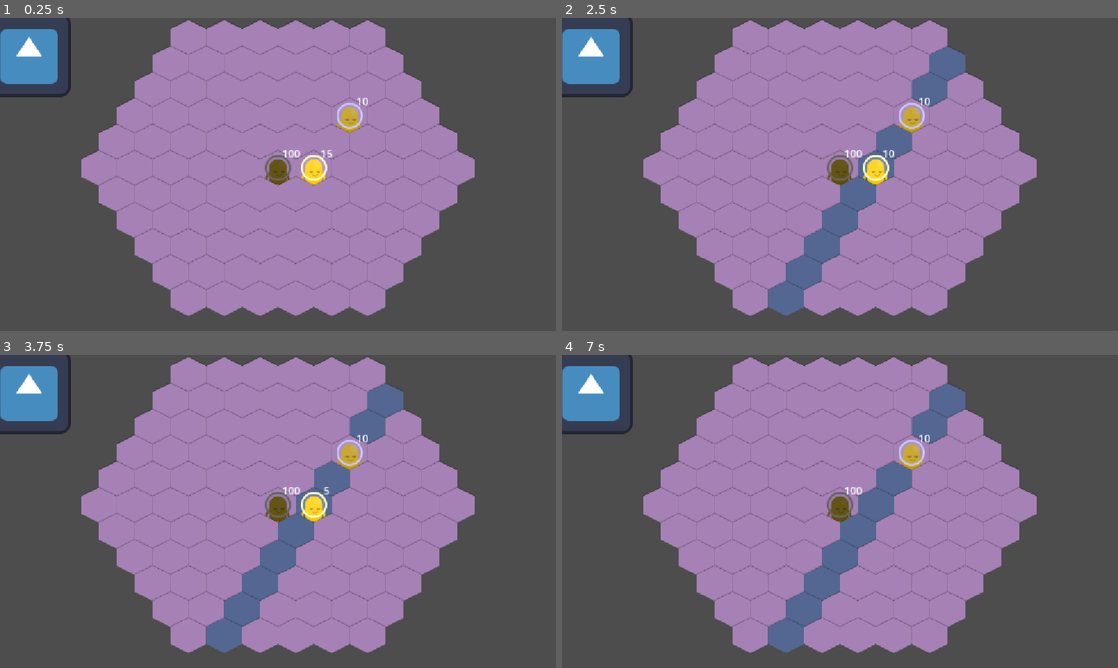
Above: before the commit, frames 1-4 (two rows, left to right).
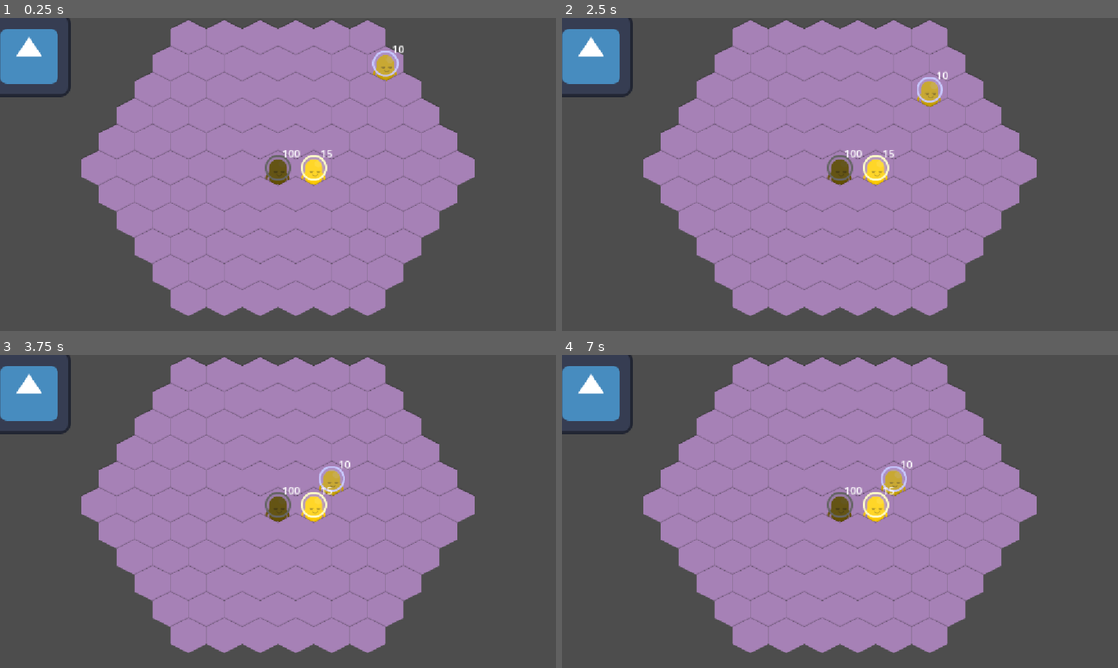
Above: after the commit, the same moments.

Repository: Couselin/sirenas2D
Game: Godot game, scene res://02_scenes/03_levels/test_scene.tscn
The game is run twice, just before and just after one commit, with the same random seed, the same clock (stepped at 60 frames per second) and the same inputs. The project has no main scene, so this scene is started directly. The engine's default icon, where the game draws it, is replaced by a stand-in: a white triangle on a blue panel in a dark square.
Inputs:
- Up to frame 1 (0.25 s): no input
- Up to frame 2 (2.5 s): tap Enter at 0.5, 2 s; hold A (test_a) 0.53-1.28 s; tap C (test_c) at 0.8, 1.35 s; tap Space at 1.25 s; tap D (test_d) at 1.55 s; hold D (test_d) from 2.03 s (still down); tap E (test_e) at 2.3 s
- Up to frame 3 (3.75 s): tap Space at 2.75 s; release D (test_d) at 2.78 s; tap E (test_e) at 2.85 s; tap Q (test_q) at 3.05 s; hold Q (test_q) from 3.53 s (still down)
- Up to frame 4 (7 s): tap Z (test_z) at 3.8, 4.35 s; tap Enter at 4.25 s; release Q (test_q) at 4.28 s; tap A (test_a) at 4.55 s; tap Space at 5 s; hold A (test_a) 5.03-5.78 s; tap C (test_c) at 5.3, 5.85 s; tap D (test_d) at 6.05 s; hold D (test_d) from 6.53 s (still down); tap E (test_e) at 6.8 s

The runs differ from the first frame. In frame 1, 0.7% of the frame differs, in the area x 60-73%, y 8-37%; in frame 2, 4.9%; in frame 3, 4.9%; in frame 4, 5.2%, in the area x 37-73%, y 8-96%.

Commit message:
Enemy 1 move wip

Diff:
--- a/02_scenes/00_globals/global_board.gd
+++ b/02_scenes/00_globals/global_board.gd
@@ -42,6 +42,17 @@
 	else:
 		return false
 
+func round_vector(vector:Vector3):
+	var rounded_vector = round(vector)
+	var dif = abs(vector - rounded_vector)
+	if dif.x > dif.y and dif.x > dif.z:
+		rounded_vector.x = - rounded_vector.y - rounded_vector.z
+	elif dif.y > dif.z:
+		rounded_vector.y = - rounded_vector.x - rounded_vector.z
+	else:
+		rounded_vector.z = - rounded_vector.x - rounded_vector.y
+	return rounded_vector
+
 func contiguous_tiles(tile:Vector3):
 	var tiles: Array[Vector3]
 	tiles.resize(idDirections.size())
@@ -70,3 +81,16 @@
 				if board.get_tile(newTile.x, newTile.y, newTile.z).isOccupied and collision:
 					break
 	return tiles
+
+func distance_between_tiles(tile1:Vector3, tile2:Vector3):
+	var difference = abs(Vector3(tile2.x-tile1.x, tile2.y-tile1.y, tile2.z-tile1.z))
+	var distance = max(difference.x, difference.y, difference.z)
+	return distance
+
+func ray_between_tiles(tile1:Vector3, tile2:Vector3):
+	var distance = distance_between_tiles(tile1, tile2)
+	var tiles: Array[Vector3]
+	tiles.resize(distance-1)
+	for i in range(1, distance):
+		tiles[i-1] = tile1 + round_vector((tile2 - tile1) * 1/distance * i)
+	return tiles
--- a/02_scenes/01_characters_props/piece_enemy01.tscn
+++ b/02_scenes/01_characters_props/piece_enemy01.tscn
@@ -8,6 +8,7 @@
 isAlly = false
 life = 10
 damage = 5
+movementRange = 3
 
 [node name="Sprite2D" parent="." index="0" unique_id=1397319377]
 modulate = Color(0.78431374, 0.78431374, 1, 1)
--- a/02_scenes/01_characters_props/piece_enemy_01.gd
+++ b/02_scenes/01_characters_props/piece_enemy_01.gd
@@ -1,8 +1,19 @@
 extends "res://02_scenes/01_characters_props/piece.gd"
 
 func move():
-	change_tile(tile)
-	set_direction(direction)
+	for i in range(movementRange):
+		var targets: Array[Tile]
+		var tiles = GlobalBoard.ray_between_tiles(tile.coordinates, Vector3(0,0,0))
+		var tileDirection:Tile = tile.get_board().get_tile(tiles[0].x,tiles[0].y,tiles[0].z)
+		direction = tileDirection.coordinates - tile.coordinates
+		if tileDirection.isOccupied:
+
+			pass
+		else:
+			change_tile(tileDirection)
+			set_direction(direction)
+			pass
+		await get_tree().create_timer(1).timeout
 
 func attack():
 	var targetCoordinates: Array[Vector3]
--- a/02_scenes/03_levels/test_scene.gd
+++ b/02_scenes/03_levels/test_scene.gd
@@ -19,7 +19,7 @@
 
 func _input(event: InputEvent) -> void:
 	if event.is_action_pressed("test_e"):
-		controlledPiece.attack()
+		controlledPiece.move()
 		'move(GlobalBoard.dirNorthEast)
 	if event.is_action_pressed("test_z"):
 		move(GlobalBoard.dirSouthWest)
@@ -35,8 +35,8 @@
 func _ready() -> void:
 	board.get_tile(0,0,0).add_piece("tower")
 	board.get_tile(0,1,-1).add_piece("ally01")
-	board.get_tile(-2,3,-1).add_piece("enemy01")
-	controlledPiece = board.get_tile(-2,3,-1).get_piece()
+	board.get_tile(-4,5,-1).add_piece("enemy01")
+	controlledPiece = board.get_tile(-4,5,-1).get_piece()
 	controlledPiece.set_direction(GlobalBoard.dirNorthEast)
 	pass
 
